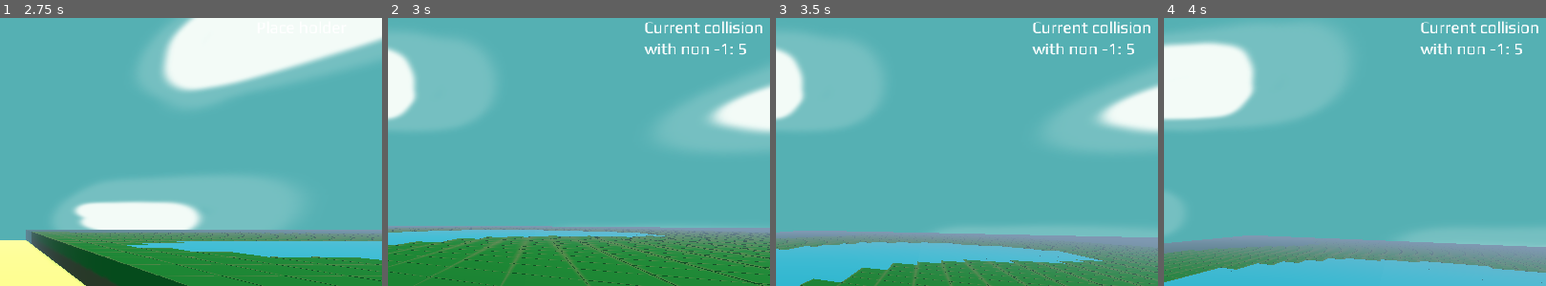
Above: before the commit, frames 1-4 (left to right).
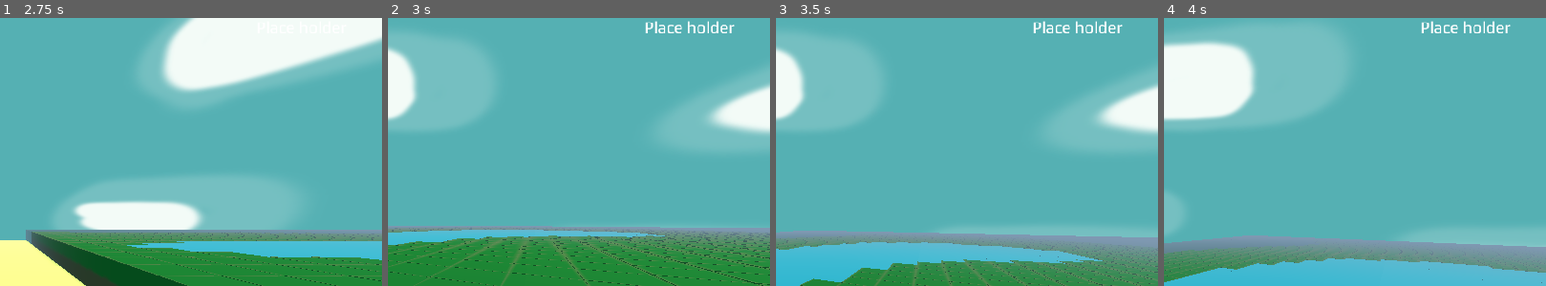
Above: after the commit, the same moments.

Repository: usw344/A-Cut-Above-Lawn-Mowing-Startup-public
Game: Godot game, scene res://Main.tscn
Same seed, same stepped clock (60 frames per second), same inputs: the game is played once before the commit and once after it.
Inputs (mouse positions are % of the whole screen's width and height, from its top left):
- Up to frame 1 (2.75 s): click "Play Game" at 0.5 s; click "Increase Speed" at 1.25 s; click "Decrease Speed" at 2 s
- Up to frame 2 (3 s): tap Enter at 2.75 s; move the mouse to (55, 50) at 2.77 s; hold W (move_forward) from 2.78 s (still down)
- Up to frame 3 (3.5 s): keep holding W (move_forward); tap Space (jump) at 3.02 s
- Up to frame 4 (4 s): keep holding W (move_forward); move the mouse to (45, 50) at 3.52 s; tap Space (jump) at 3.77 s
The pictures show only the part of the screen within x 50-100%, y 0-50%; the shares and areas given below are measured in that part.

Frame 1 is identical in both runs. In frame 2, 1.0% of the frame differs, in the area x 67-98%, y 1-14%; in frame 3, 1.0%; in frame 4, 1.0%.

Commit message:
Began adding in function comments

Diff:
--- a/Mower/Mower_Basic.gd
+++ b/Mower/Mower_Basic.gd
@@ -29,6 +29,9 @@
 
 
 """
+	Function to get user input. Currently linked to the basic mower.
+
+	@returns a Vector3 containing the move directions
 """
 func get_input():
 	var input_dir = Vector3()
@@ -83,11 +86,15 @@
 	if pause:
 		max_speed = hud_model.get_current_speed(max_speed)
 	else:
+		##set the gravity effect on movement
 		velocity.y += gravity * delta
-		var desired_velocity = get_input() * max_speed
 
-		velocity.x = desired_velocity.x
-		velocity.z = desired_velocity.z
+		#get user input movement
+		var user_input_movement = get_input() * max_speed
+
+		velocity.x = user_input_movement.x
+		velocity.z = user_input_movement.z
+
 
 		if jump:
 			jump = false
@@ -102,12 +109,11 @@
 
 	update_pos_speed_info()
 
-
+"""
+	Internal function to move the mower from point to another (not to be confused with
+	move_slide as this will do it without simulating movement)
+"""
 func go_to(x, y, z):
 	self.transform.origin.x = x
 	self.transform.origin.z = z
 	self.transform.origin.y = y
-
-
-func _on_Ground_list_current_cell_ident(cell_item_ident):
-	hud_model.get_label("cell_item_ident").text = "Current collision with non -1: " + str(cell_item_ident)
